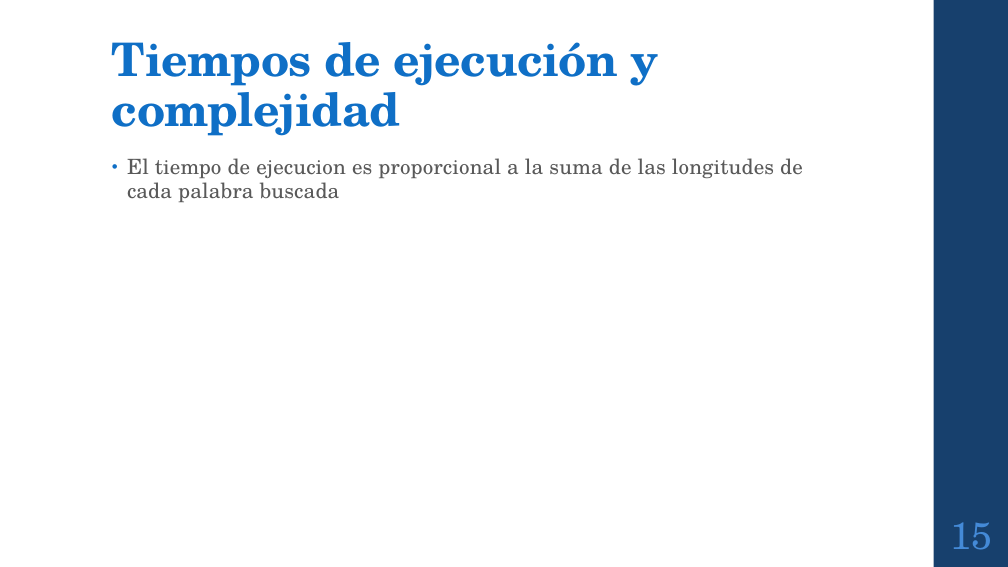
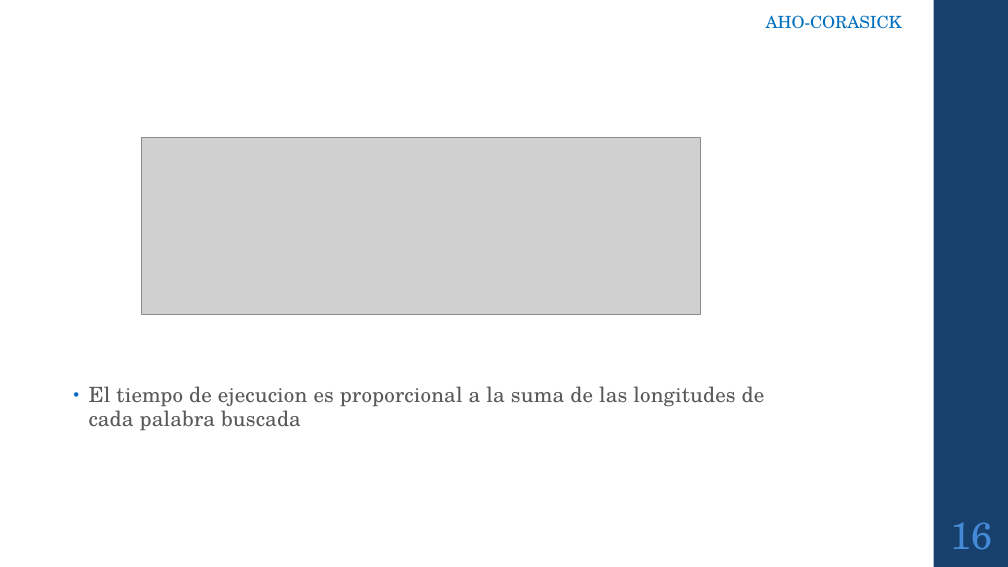
Before and after one commit to CursosIE/IE-0217-III-16-G1, a slide deck: slide 16 of Proyecto/proyectoFinal.pptx (slide 15 before the commit). Drawn at 1008x567 pixels with LibreOffice and Linux fonts; fonts in the diff are those of the drawing; grey boxes stand for pictures. Boxes give left, top, right and bottom in pixels: in the first picture for what was removed or moved away, otherwise in the second. Text is boxed around its words. In the diff, an @@ line names an element or a change of style, - is before the commit and + after.

Commit message:
Update
Update

```diff
--- a/Proyecto/proyectoFinal.pptx
+++ b/Proyecto/proyectoFinal.pptx
@@ text added at (x1=766, y1=15, x2=902, y2=29), 16 pt, text #0070C0 @@
+AHO-CORASICK
@@ title removed at (x1=112, y1=42, x2=659, y2=136) @@
-Tiempos de ejecución y complejidad
@@ picture added at (x1=142, y1=137, x2=701, y2=314) @@
@@ text "El tiempo de ejecucion es ..." moved from (x1=127, y1=158, x2=803, y2=202) to (x1=89, y1=386, x2=765, y2=430) @@
@@ page number at (x1=950, y1=522, x2=992, y2=550): text changed @@
-15
+16
```
Also in this commit, not shown: 8 other slides changed, 12 slides added, 12 slides removed.
